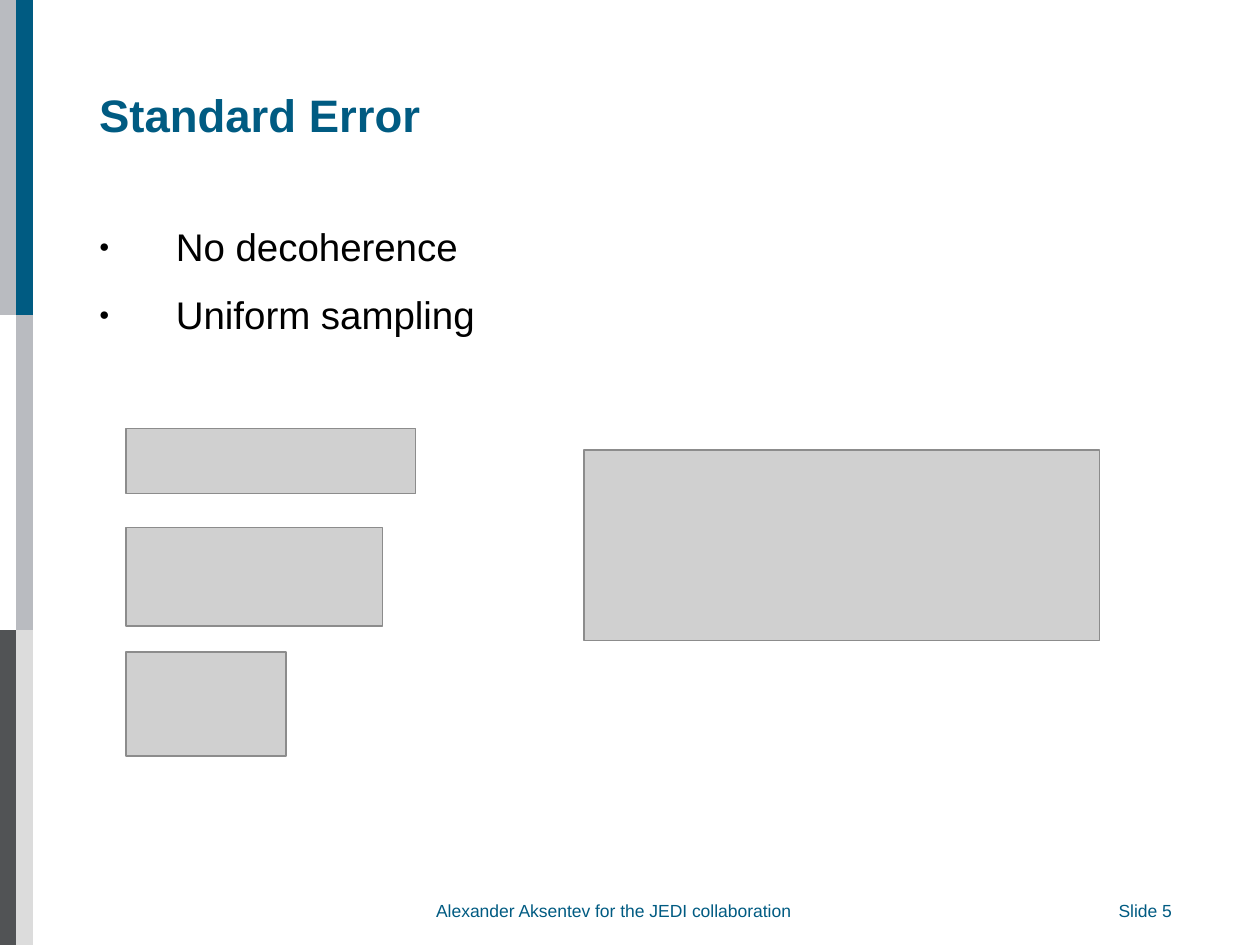
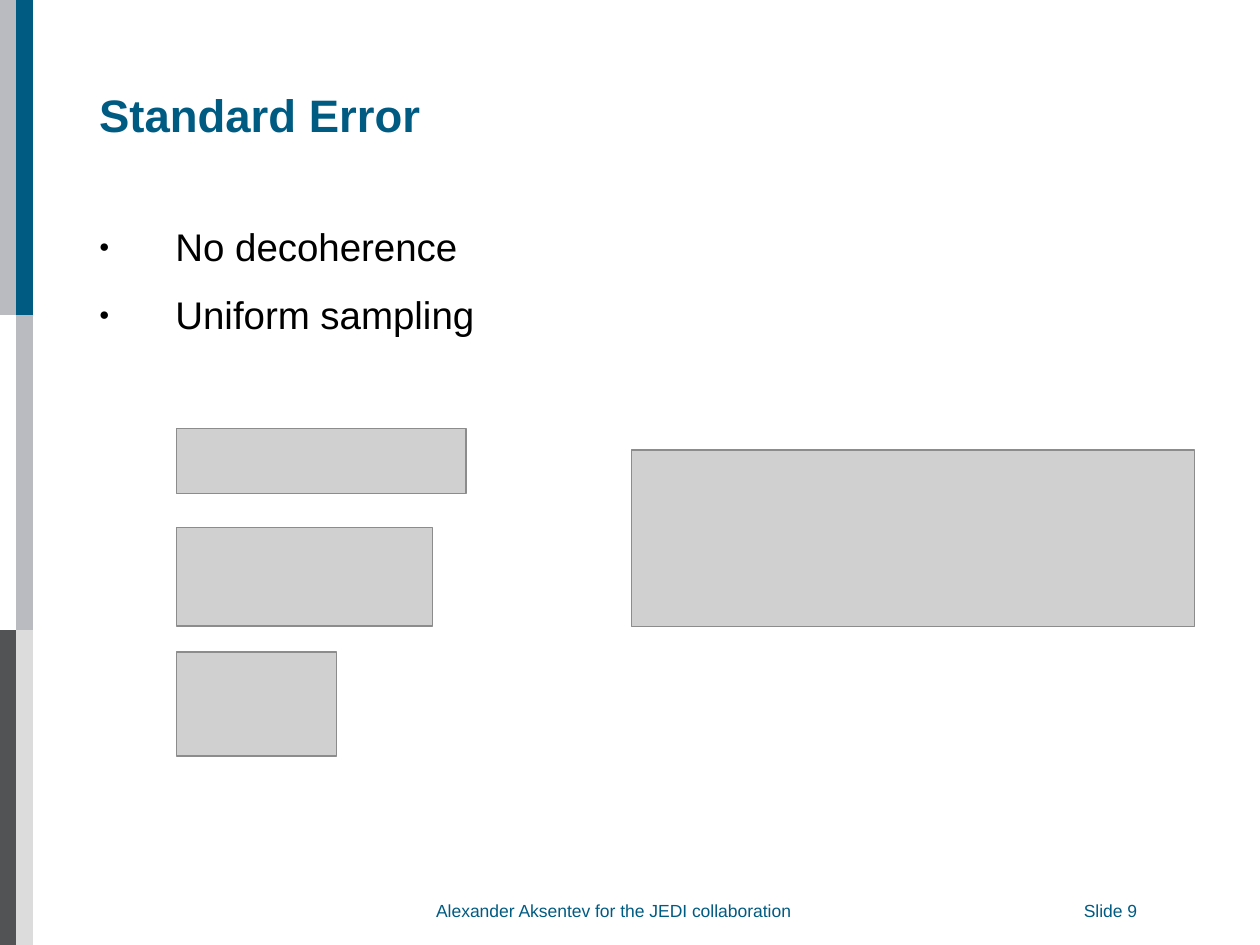
Before and after one commit to AlexAksentyev/EDM, a slide deck: slide 9 of Reports/DPG/DPG_proto.ppt (slide 5 before the commit). Drawn at 1260x945 pixels with LibreOffice and Linux fonts; fonts in the diff are those of the drawing; grey boxes stand for pictures; background and template pictures are left out. Boxes give left, top, right and bottom in pixels: in the first picture for what was removed or moved away, otherwise in the second. Text is boxed around its words. In the diff, an @@ line names an element or a change of style, - is before the commit and + after.

```diff
--- a/Reports/DPG/DPG_proto.ppt
+++ b/Reports/DPG/DPG_proto.ppt
@@ picture resized from (x1=585, y1=450, x2=1100, y2=640) to (x1=631, y1=450, x2=1194, y2=626) @@
@@ 3 pictures moved together from (x1=126, y1=428, x2=416, y2=756) to (x1=176, y1=428, x2=466, y2=756) @@
@@ page number at (x1=1084, y1=904, x2=1137, y2=917): text changed @@
-Slide 5
+Slide 9
@@ page number moved from (x1=1119, y1=900, x2=1242, y2=921) to (x1=1084, y1=900, x2=1207, y2=921) @@
```
Also in this commit, not shown: 7 other slides changed, 2 other files.
